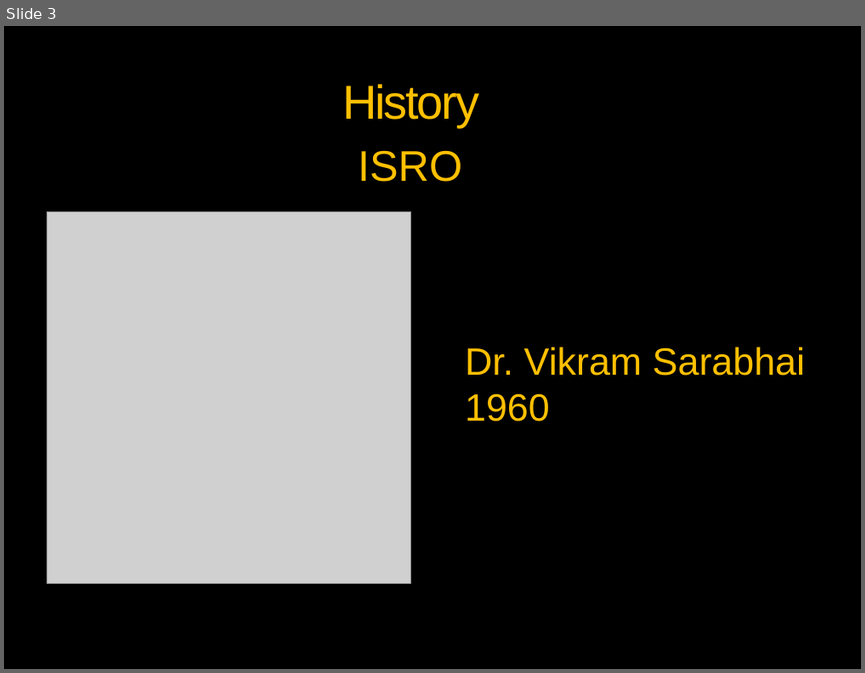
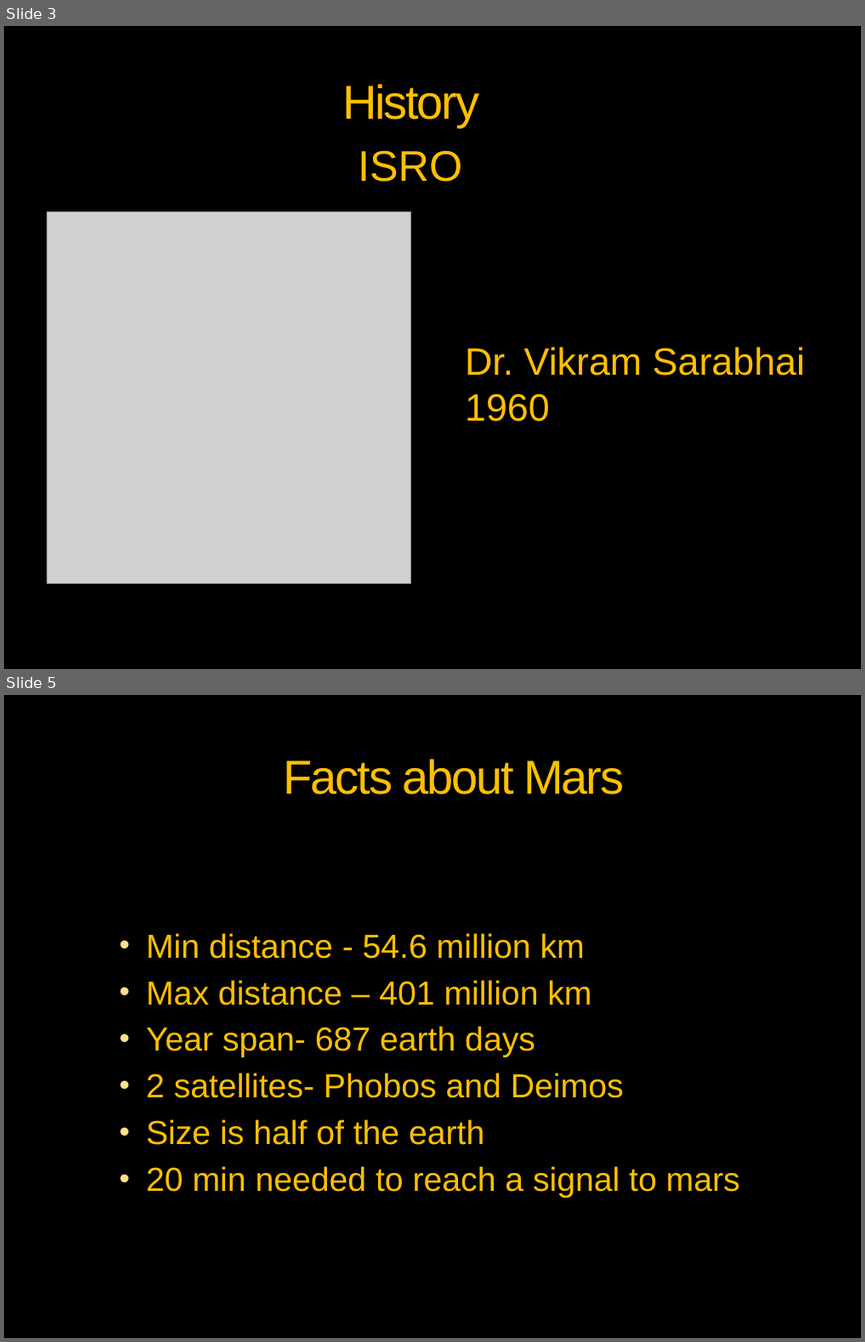
Before and after one commit to vickaas13/tedx, a slide deck: MOM- Taking India to MARS.pptx. Shown one above the other, each under a label of ours: slide 3 before the commit, slides 3 and 5 after it; the slides between them are not shown. The pictures are 865x673 and 865x1342 pixels, drawn with LibreOffice and Linux fonts; fonts in the diff are those of the drawing; grey boxes stand for pictures; background and template pictures are left out. Boxes give left, top, right and bottom in pixels: in the first picture for what was removed or moved away, otherwise in the second. Text is boxed around its words. In the diff, an @@ line names an element or a change of style, - is before the commit and + after.

```diff
--- a/MOM- Taking India to MARS.pptx
+++ b/MOM- Taking India to MARS.pptx
@@ slide 5 added at <box>4,695,861,1338</box>, background picture (left out); not listed: 3 template elements that a slide beside it also shows @@
@@ title added at <box>284,759,624,794</box>, 40 pt, text #FFC000 @@
+Facts about Mars
@@ text added at <box>146,933,740,1197</box>, 28 pt, text #FFC000 @@
+  • Min distance - 54.6 million km
+  • Max distance – 401 million km
+  • Year span- 687 earth days
+  • 2 satellites- Phobos and Deimos
+  • Size is half of the earth
+  • 20 min needed to reach a signal to mars
```
Also in this commit, not shown: 2 slides changed, 9 other slides added, 3 slides removed.
